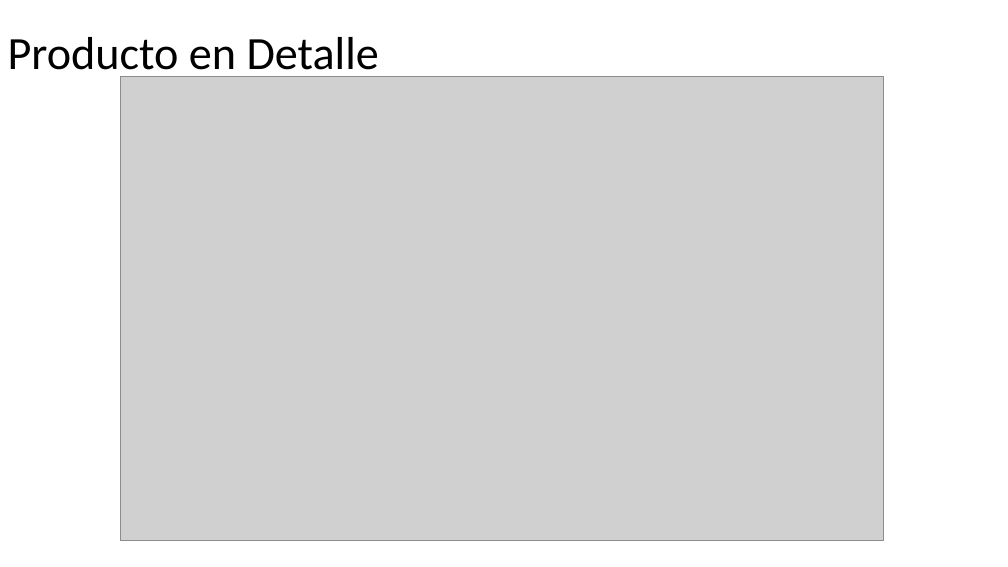
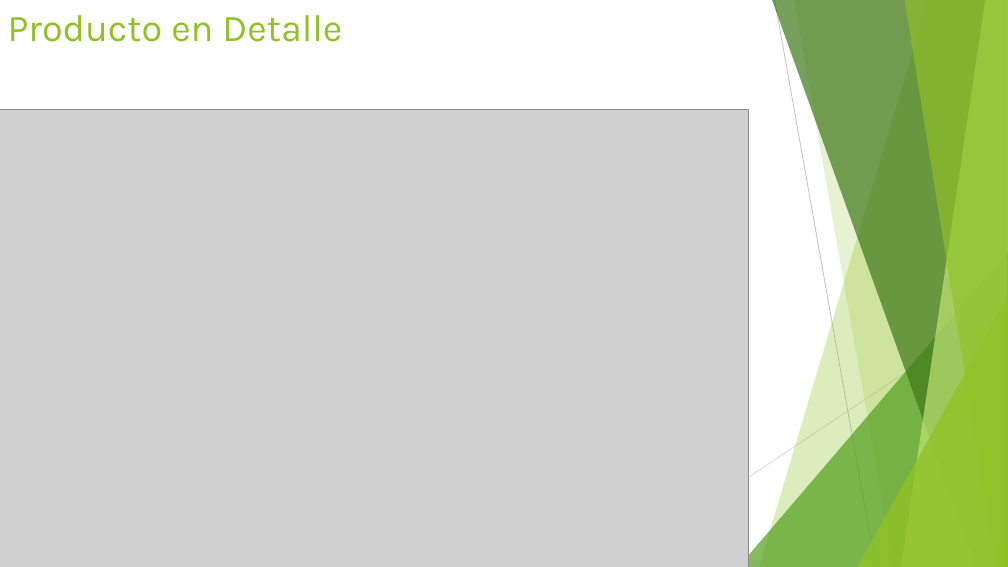
Before and after one commit to iliade88/Carmander, a slide deck: slide 7 of Presentacion.pptx (slide 11 before the commit). Drawn at 1008x567 pixels with LibreOffice and Linux fonts; fonts in the diff are those of the drawing; grey boxes stand for pictures. Boxes give left, top, right and bottom in pixels: in the first picture for what was removed or moved away, otherwise in the second. Text is boxed around its words. In the diff, an @@ line names an element or a change of style, - is before the commit and + after.

```diff
--- a/Presentacion.pptx
+++ b/Presentacion.pptx
@@ title "Producto en Detalle" at (8,15,342,42): size 44 to 36 pt, font Calibri to Karla, text colour #000000 to #90C226; line spacing 0.9 to 1; vertical alignment middle to top @@
@@ picture: place and size @@
-picture at (120,76,884,541)
+picture at (0,110,749,567)
@@ group added at (614,0,1008,567): 5 freeform shapes, 2 lines, 2 triangles @@
```
Also in this commit, not shown: 17 other slides changed, 2 slides added, 2 slides removed.
